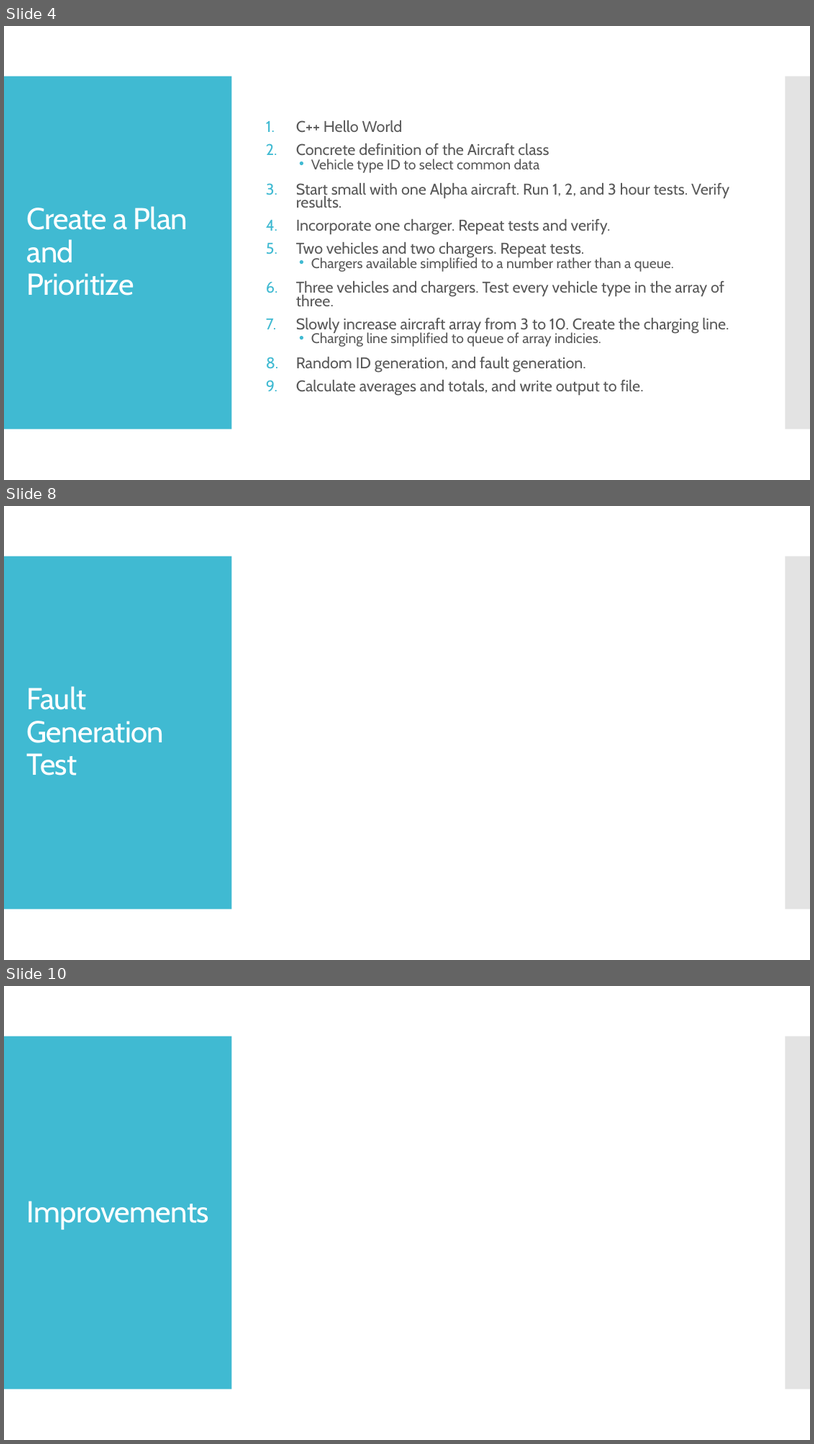
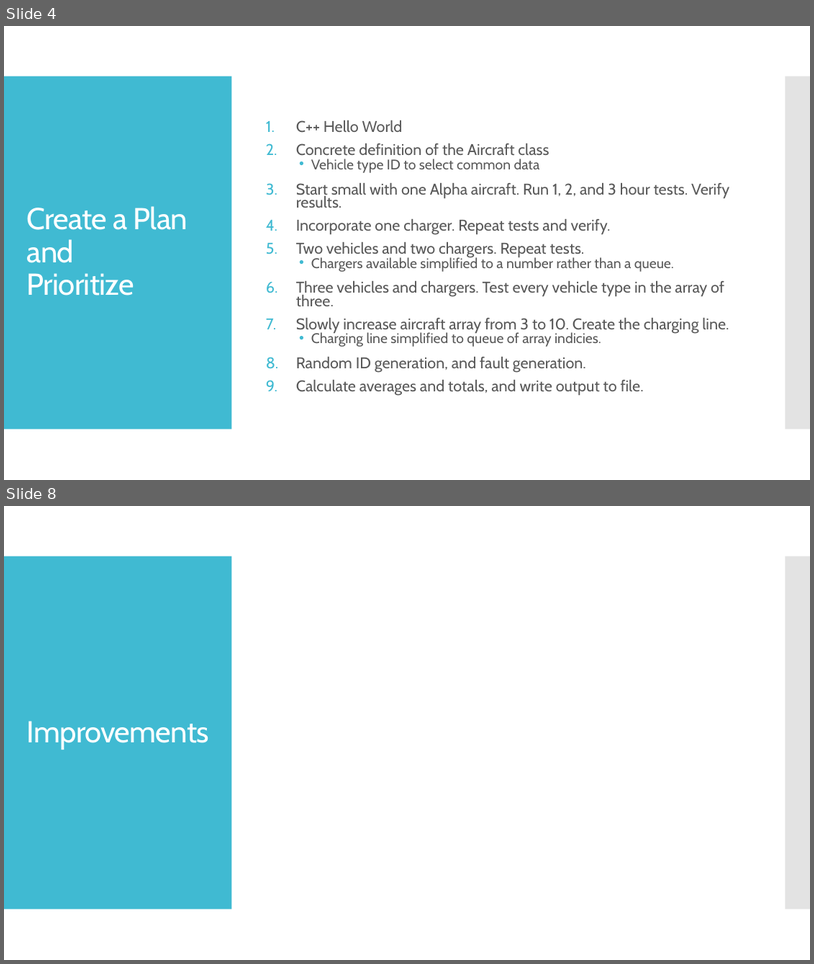
Before and after one commit to kjnorth/JobyEVtolSim, a slide deck: notes/joby_evtol_presentation.pptx. Shown one above the other, each under a label of ours: slides 4, 8 and 10 before the commit, slides 4 and 8 after it; the slides between them are not shown. The pictures are 814x1444 and 814x964 pixels, drawn with LibreOffice and Linux fonts; fonts in the diff are those of the drawing. Boxes give left, top, right and bottom in pixels: in the first picture for what was removed or moved away, otherwise in the second. Text is boxed around its words. In the diff, an @@ line names an element or a change of style, - is before the commit and + after.

```diff
--- a/notes/joby_evtol_presentation.pptx
+++ b/notes/joby_evtol_presentation.pptx
@@ slide 8 removed at box(4, 506, 810, 960), background #FFFFFF; not listed: 2 template elements that a slide beside it also shows @@
@@ title removed at box(27, 686, 165, 775) @@
-Fault Generation Test
@@ what was slide 10 is now slide 8 @@
```
Also in this commit, not shown: 2 slides changed, 1 slide added, 2 other slides removed.
